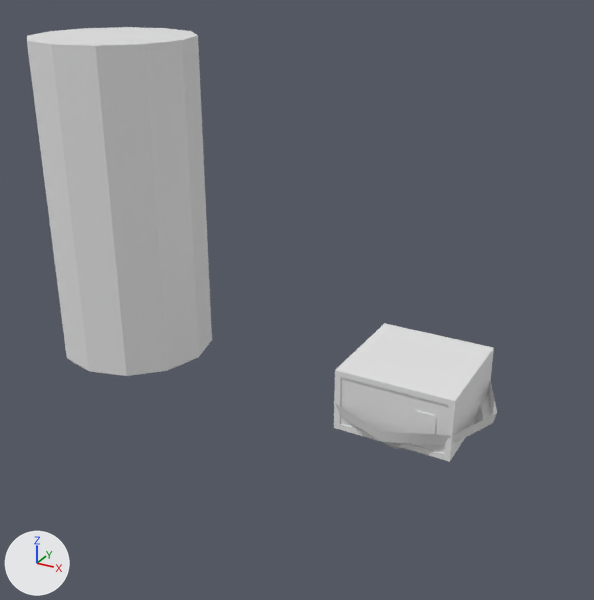
Renders of the Blender file assets/models/chair/chair.blend from each side of a commit.
The view is the same before and after, from a 50 mm camera at (1.39, -3.92, 2.52) aimed at (-0.75, -0.03, 0.58). Arrows for +X, +Y and +Z are at lower left; the lights stay in place.
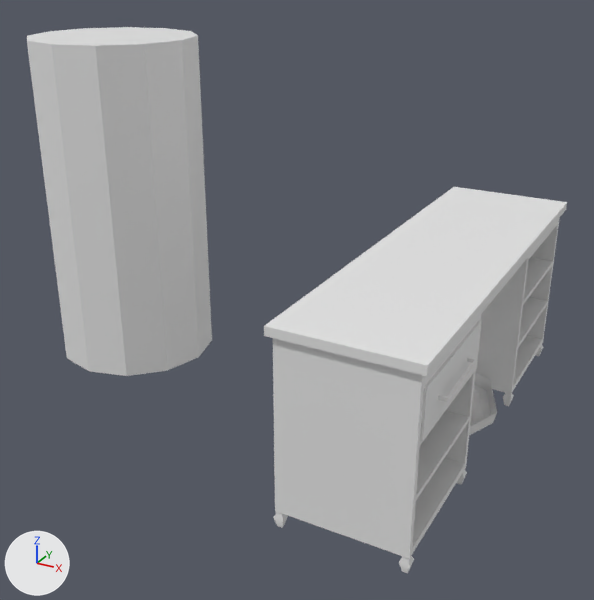
What differs and where, as boxes [x1, y1, x2, y2] in the pictures (594 x 600 px):
'Desk', shown
    after: [264, 187, 567, 573]
'Cube', hidden
    before: [334, 323, 494, 462]
'Desk.001', added
    after: [420, 321, 481, 441]

What changed in the scene script:
```text
Add me_cube_012:
    me_cube_012.from_pydata(...)  # 40 vertices, 36 faces; spans x -0.182..0.511, y -1.166..-0.451, z 0.54..0.79
    me_cube_012.polygons.foreach_set('use_smooth', [True] * 36)
Change ob_desk:
    remove ob_desk.hide_set(True)
Change ob_cube:
    add ob_cube.hide_set(True)
Add ob_desk_001:
    ob_desk_001 = bpy.data.objects.new('Desk.001', me_cube_012)
    ob_desk_001.location = (0.0, 0.0, 0.1)
```
